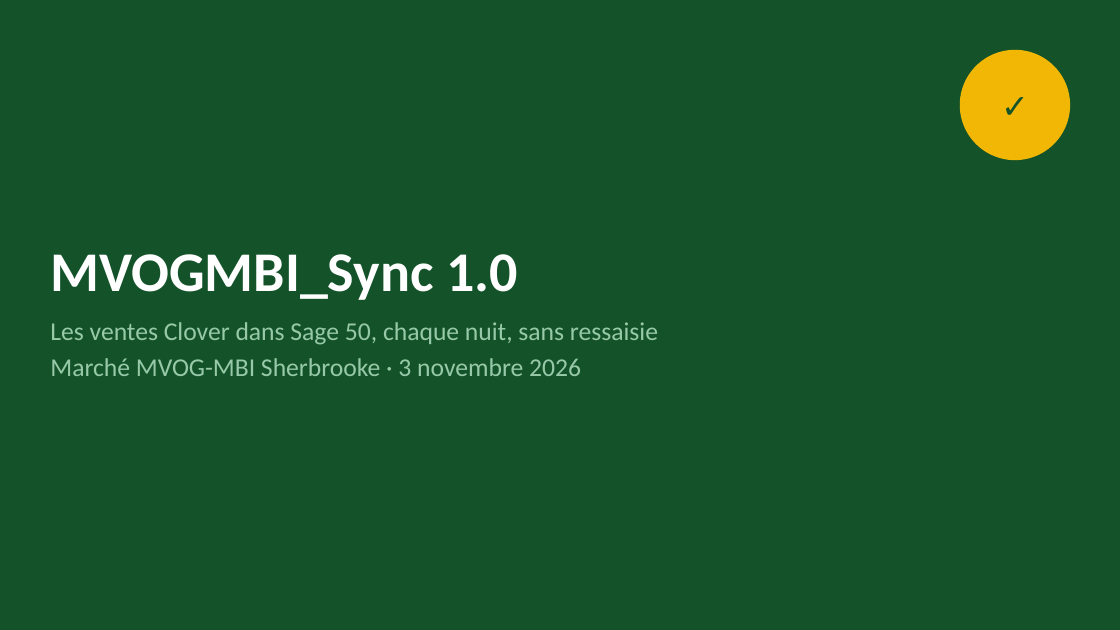
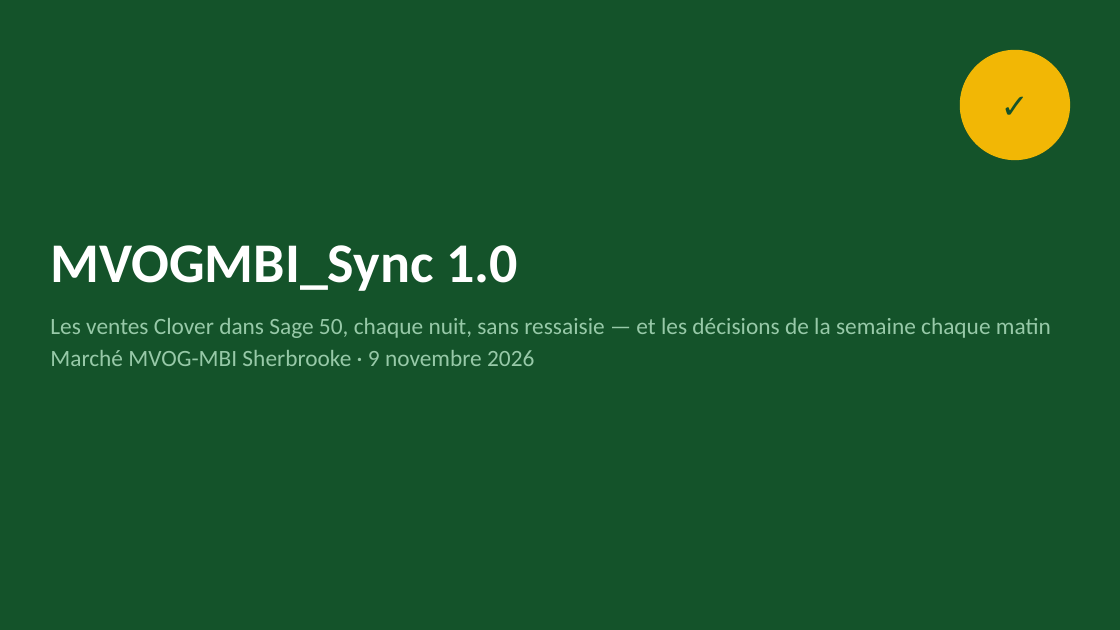
Before and after one commit to mteingueng-dot/MVOGMBI_Sync_2026.1, a slide deck: slide 1 of documentation/Presentation_MVOGMBI_Sync.pptx. Drawn at 1120x630 pixels with LibreOffice and Linux fonts; fonts in the diff are those of the drawing. Boxes give left, top, right and bottom in pixels: in the first picture for what was removed or moved away, otherwise in the second. Text is boxed around its words. In the diff, an @@ line names an element or a change of style, - is before the commit and + after.

```diff
--- a/documentation/Presentation_MVOGMBI_Sync.pptx
+++ b/documentation/Presentation_MVOGMBI_Sync.pptx
@@ title "MVOGMBI_Sync 1.0": place and size @@
-title "MVOGMBI_Sync 1.0" at <box>50,254,518,300</box>
+title "MVOGMBI_Sync 1.0" at <box>50,245,518,291</box>
@@ text at <box>50,318,1051,366</box>: text changed; size 22 to 20 pt @@
-Les ventes Clover dans Sage 50, chaque nuit, sans ressaisie
-Marché MVOG-MBI Sherbrooke · 3 novembre 2026
+Les ventes Clover dans Sage 50, chaque nuit, sans ressaisie — et les décisions de la semaine chaque matin
+Marché MVOG-MBI Sherbrooke · 9 novembre 2026
```
Also in this commit, not shown: 9 other slides changed, 20 slides added, 3 slides removed, 32 other files.
